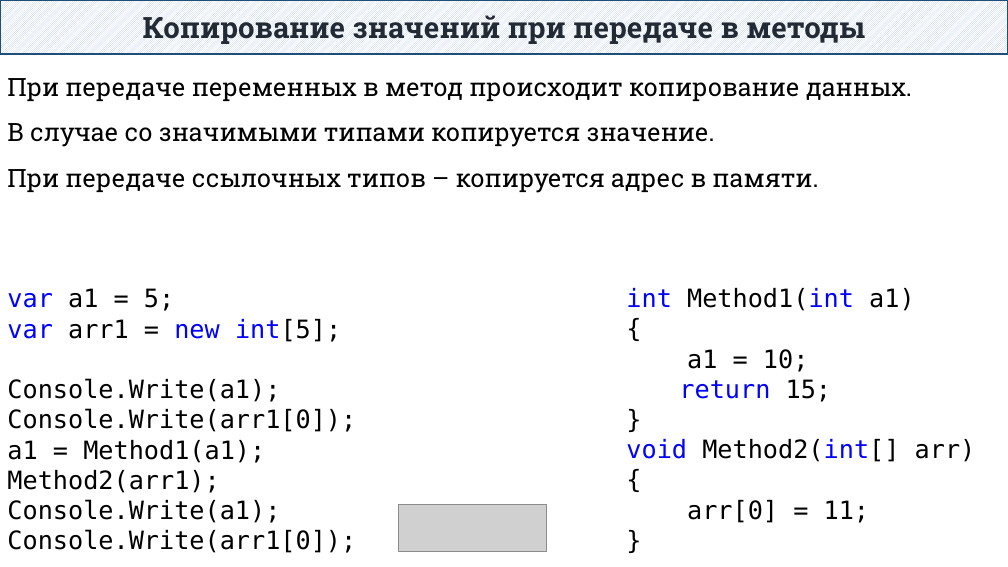
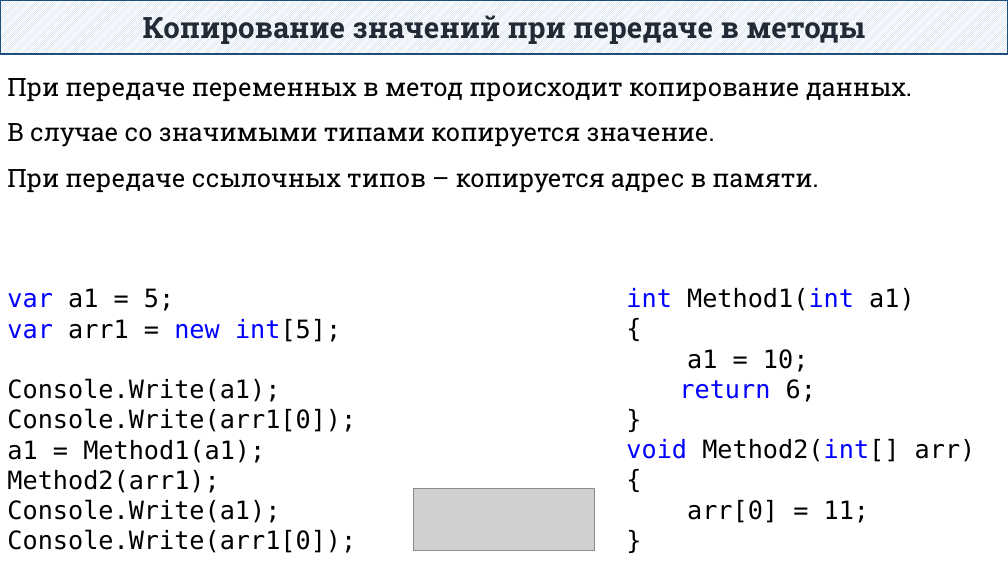
Before and after one commit to DaniilKlyukin/ITiP-1, a slide deck: slide 7 of Лекции/ИТиП лек 3 (лр 3, практическая 2).pptx. Drawn at 1008x567 pixels with LibreOffice and Linux fonts; fonts in the diff are those of the drawing; grey boxes stand for pictures. Boxes give left, top, right and bottom in pixels: in the first picture for what was removed or moved away, otherwise in the second. Text is boxed around its words. In the diff, an @@ line names an element or a change of style, - is before the commit and + after.

```diff
--- a/Лекции/ИТиП лек 3 (лр 3, практическая 2).pptx
+++ b/Лекции/ИТиП лек 3 (лр 3, практическая 2).pptx
@@ text at (x1=679, y1=379, x2=816, y2=402): text changed @@
-return 15;
+return 6;
@@ picture removed at (x1=399, y1=505, x2=546, y2=551) @@
@@ picture added at (x1=414, y1=488, x2=595, y2=550) @@
```
Also in this commit, not shown: 1 other slide changed, 3 slides added, 32 slides removed, 1 other file.
